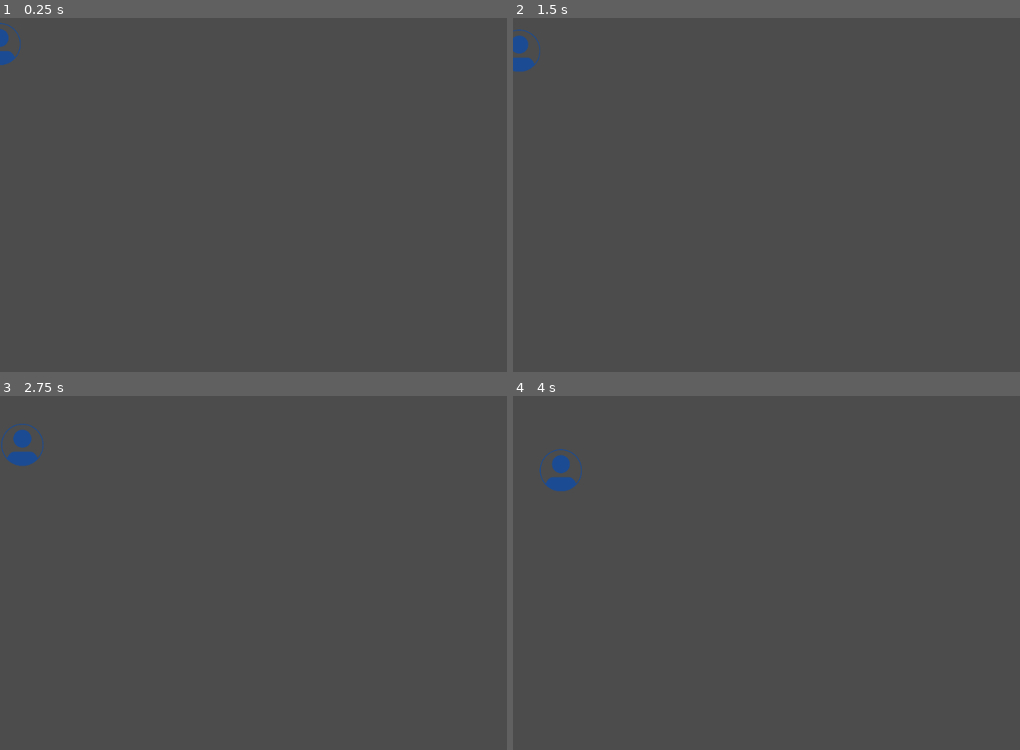
Above: before the commit, frames 1-4 (two rows, left to right).
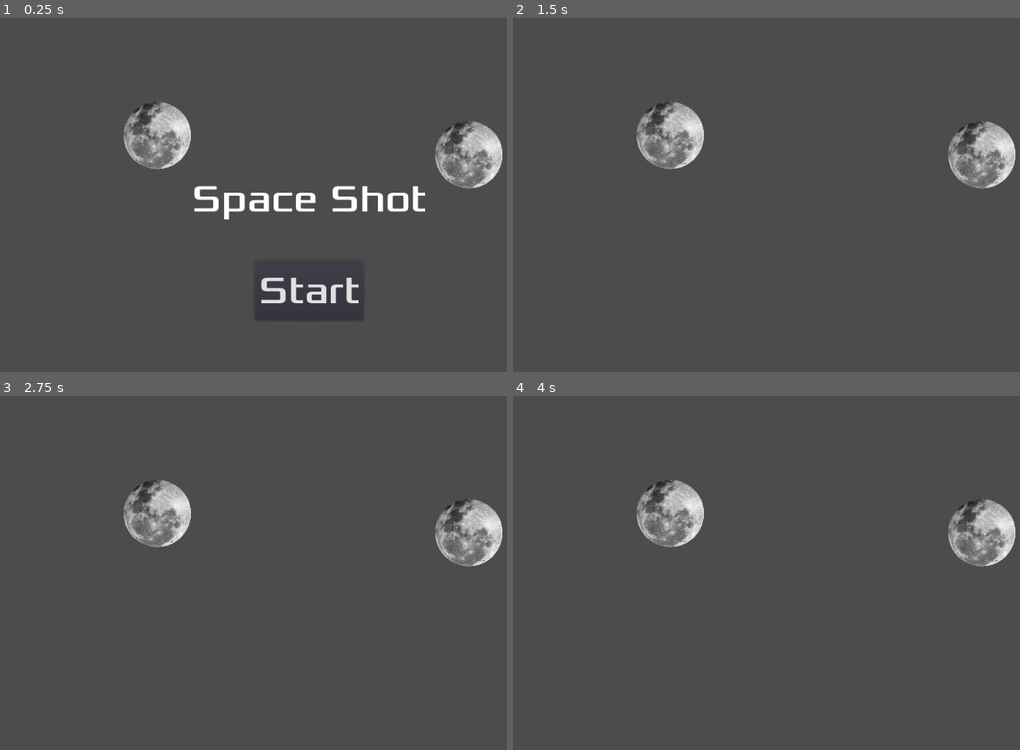
Above: after the commit, the same moments.

Repository: jonasblanc/MOONSHOT
Game: Godot game, scene res://src/Main.tscn
The game is run twice, just before and just after one commit, with the same random seed, the same clock (stepped at 60 frames per second) and the same inputs. Before the commit the project starts from res://src/Actors/Projectile.tscn.
Inputs (mouse positions are in pixels of both pictures, inside the frame that each line leads up to):
- Up to frame 1 (0.25 s): no input
- Up to frame 2 (1.5 s): click (822, 290) at 0.5 s, where only the run after the commit has a clickable "Start"; tap Enter at 1.25 s
- Up to frame 3 (2.75 s): no input
- Up to frame 4 (4 s): no input

The runs differ from the first frame. In frame 1, 5.7% of the frame differs, in the area x 0-100%, y 1-81%; in frame 2, 3.8%; in frame 3, 3.9%; in frame 4, 3.9%.

Commit message:
Add HUD + planet

Diff:
--- a/SpaceShot/project.godot
+++ b/SpaceShot/project.godot
@@ -21,7 +21,7 @@
 [application]
 
 config/name="SpaceShot"
-run/main_scene="res://src/Actors/Projectile.tscn"
+run/main_scene="res://src/Main.tscn"
 config/icon="res://icon.png"
 
 [rendering]
--- /dev/null
+++ b/SpaceShot/src/HUD.gd
@@ -0,0 +1,31 @@
+extends CanvasLayer
+
+signal start_game
+
+# Declare member variables here. Examples:
+# var a = 2
+# var b = "text"
+
+
+# Called when the node enters the scene tree for the first time.
+func _ready():
+	pass # Replace with function body.
+
+
+# Called every frame. 'delta' is the elapsed time since the previous frame.
+#func _process(delta):
+#	pass
+
+func show():
+	$StartButton.show()
+	$Title.show()
+
+func hide():
+	$StartButton.hide()
+	$Title.hide()
+
+
+
+func _on_StartButton_pressed():
+	self.hide()
+	emit_signal("start_game")
--- /dev/null
+++ b/SpaceShot/src/HUD.tscn
@@ -0,0 +1,52 @@
+[gd_scene load_steps=7 format=2]
+
+[ext_resource path="res://src/HUD.gd" type="Script" id=1]
+[ext_resource path="res://assets/font/Xolonium-Regular.ttf" type="DynamicFontData" id=2]
+
+[sub_resource type="DynamicFont" id=3]
+size = 64
+font_data = ExtResource( 2 )
+
+[sub_resource type="InputEventAction" id=1]
+action = "ui_select"
+
+[sub_resource type="ShortCut" id=2]
+shortcut = SubResource( 1 )
+
+[sub_resource type="DynamicFont" id=4]
+size = 64
+font_data = ExtResource( 2 )
+
+[node name="HUD" type="CanvasLayer"]
+script = ExtResource( 1 )
+
+[node name="StartButton" type="Button" parent="."]
+anchor_left = 0.5
+anchor_top = 1.00333
+anchor_right = 0.5
+anchor_bottom = 1.00333
+margin_left = -90.0
+margin_top = -200.0
+margin_right = 90.0
+margin_bottom = -100.0
+custom_fonts/font = SubResource( 3 )
+shortcut = SubResource( 2 )
+text = "Start"
+__meta__ = {
+"_edit_use_anchors_": false
+}
+
+[node name="Title" type="Label" parent="."]
+anchor_top = 0.5
+anchor_right = 1.0
+anchor_bottom = 0.5
+margin_top = -39.0
+margin_bottom = 39.0
+custom_fonts/font = SubResource( 4 )
+text = "Space Shot"
+align = 1
+autowrap = true
+__meta__ = {
+"_edit_use_anchors_": false
+}
+[connection signal="pressed" from="StartButton" to="." method="_on_StartButton_pressed"]
--- /dev/null
+++ b/SpaceShot/src/Levels/Level1.tscn
@@ -0,0 +1,11 @@
+[gd_scene load_steps=2 format=2]
+
+[ext_resource path="res://src/Planet.tscn" type="PackedScene" id=1]
+
+[node name="Level1" type="Node"]
+
+[node name="Planet" parent="." instance=ExtResource( 1 )]
+position = Vector2( 696, 302 )
+
+[node name="Planet2" parent="." instance=ExtResource( 1 )]
+position = Vector2( 330, 234 )
--- /dev/null
+++ b/SpaceShot/src/Main.gd
@@ -0,0 +1,16 @@
+extends Node
+
+
+# Declare member variables here. Examples:
+# var a = 2
+# var b = "text"
+
+
+# Called when the node enters the scene tree for the first time.
+func _ready():
+	pass # Replace with function body.
+
+
+# Called every frame. 'delta' is the elapsed time since the previous frame.
+#func _process(delta):
+#	pass
--- /dev/null
+++ b/SpaceShot/src/Main.tscn
@@ -0,0 +1,16 @@
+[gd_scene load_steps=4 format=2]
+
+[ext_resource path="res://src/Main.gd" type="Script" id=1]
+[ext_resource path="res://src/HUD.tscn" type="PackedScene" id=2]
+[ext_resource path="res://src/Planet.tscn" type="PackedScene" id=3]
+
+[node name="Main" type="Node"]
+script = ExtResource( 1 )
+
+[node name="HUD" parent="." instance=ExtResource( 2 )]
+
+[node name="Planet" parent="." instance=ExtResource( 3 )]
+position = Vector2( 776.517, 226.779 )
+
+[node name="Planet2" parent="." instance=ExtResource( 3 )]
+position = Vector2( 260.517, 194.779 )
--- /dev/null
+++ b/SpaceShot/src/Planet.tscn
@@ -0,0 +1,20 @@
+[gd_scene load_steps=3 format=2]
+
+[ext_resource path="res://assets/moon.png" type="Texture" id=1]
+
+[sub_resource type="CircleShape2D" id=1]
+radius = 373.611
+
+[node name="Planet" type="StaticBody2D" groups=[
+"gravityObject",
+]]
+scale = Vector2( 0.15, 0.15 )
+__meta__ = {
+"_edit_group_": true
+}
+
+[node name="CollisionShape2D" type="CollisionShape2D" parent="."]
+shape = SubResource( 1 )
+
+[node name="Sprite" type="Sprite" parent="."]
+texture = ExtResource( 1 )
Not shown, added: SpaceShot/assets/font/FONTLOG.txt
Not shown, added: SpaceShot/assets/font/LICENSE.txt
Binary file added: SpaceShot/assets/font/Xolonium-Regular.ttf
